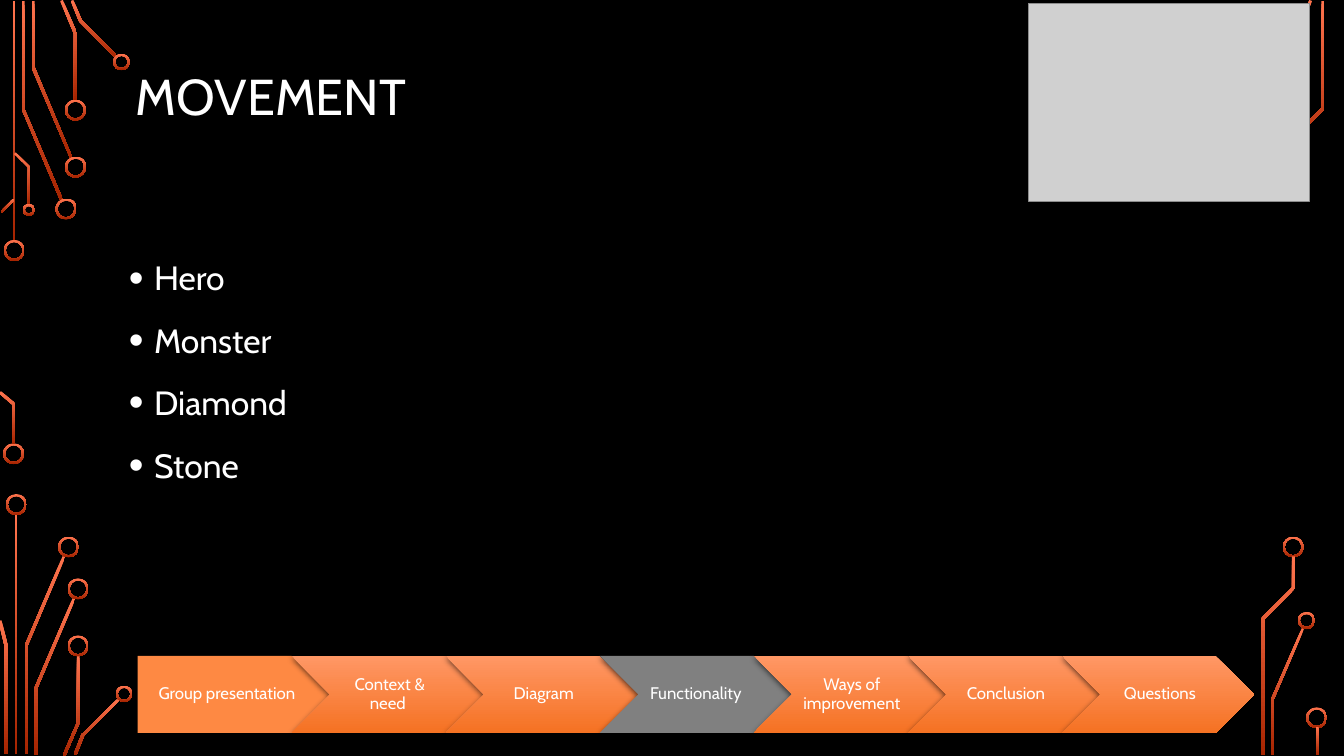
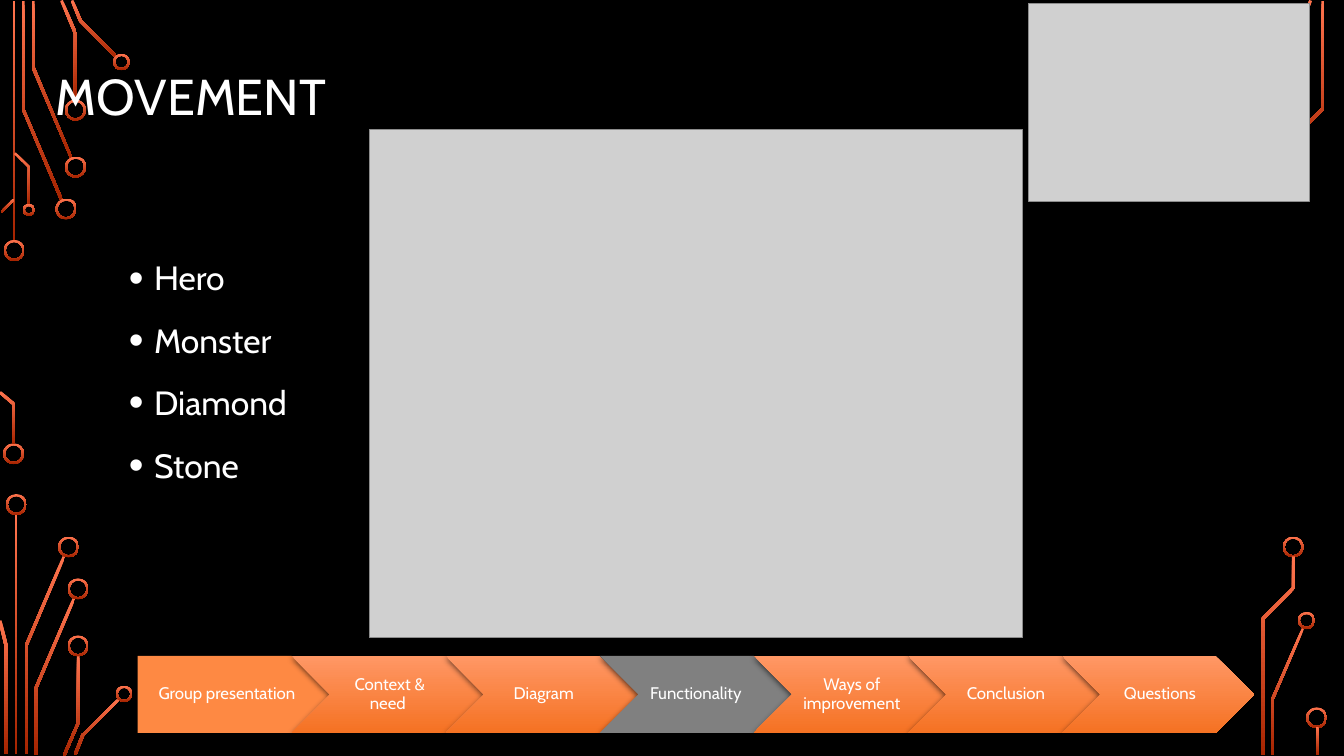
Before and after one commit to Paulbgt/Projet-Java, a slide deck: slide 16 of java project.pptx (slide 14 before the commit). Drawn at 1344x756 pixels with LibreOffice and Linux fonts; fonts in the diff are those of the drawing; grey boxes stand for pictures; background and template pictures are left out. Boxes give left, top, right and bottom in pixels: in the first picture for what was removed or moved away, otherwise in the second. Text is boxed around its words. In the diff, an @@ line names an element or a change of style, - is before the commit and + after.

```diff
--- a/java project.pptx
+++ b/java project.pptx
@@ title "MOVEMENT" rewrapped from (136, 79, 406, 116) to (56, 73, 326, 126) @@
@@ picture added at (370, 129, 1022, 638) @@
```
Also in this commit, not shown: 6 other slides changed, 2 slides added.
